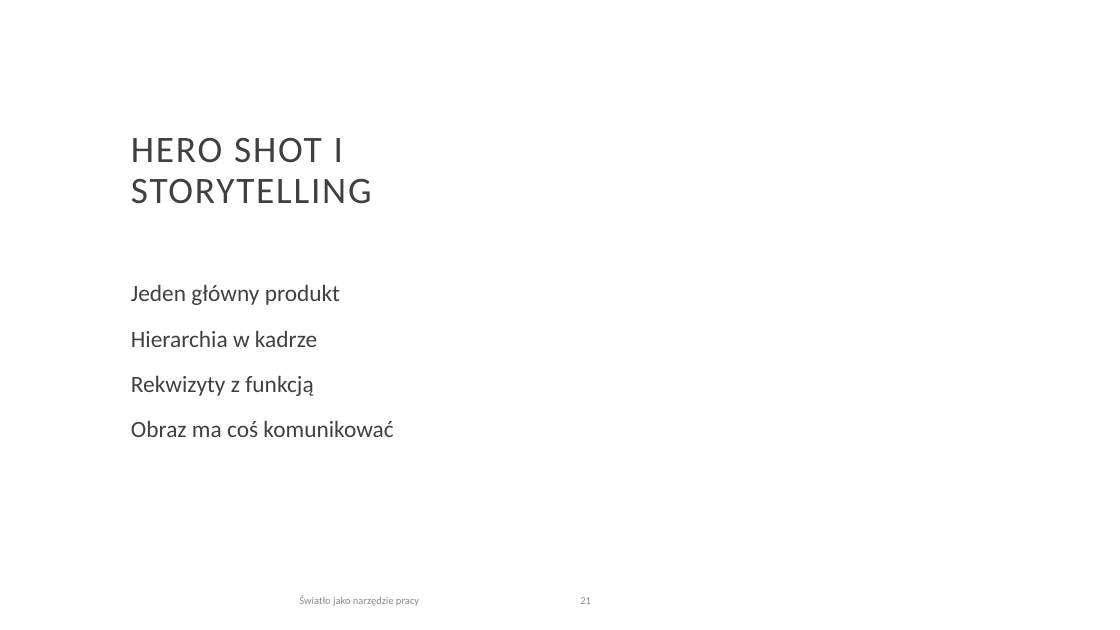
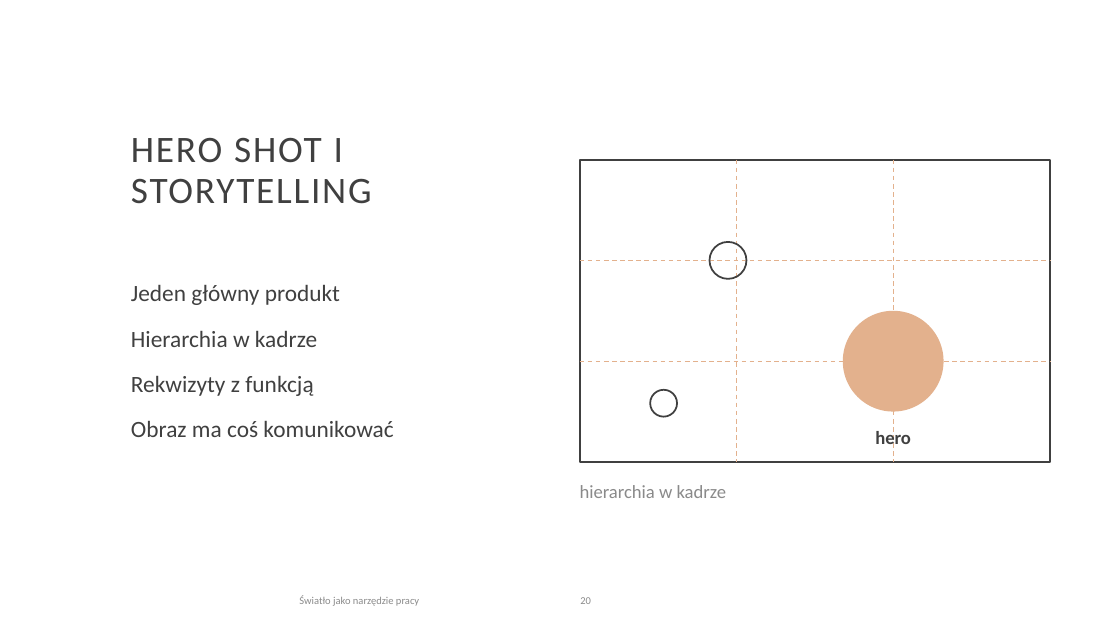
Before and after one commit to kontakt334/4eyes, a slide deck: slide 20 of projekty/warsztaty-beauty-product/swiatlo-jako-narzedzie-pracy-v2.pptx (slide 21 before the commit). Drawn at 1120x630 pixels with LibreOffice and Linux fonts; fonts in the diff are those of the drawing; background and template pictures are left out. Boxes give left, top, right and bottom in pixels: in the first picture for what was removed or moved away, otherwise in the second. Text is boxed around its words. In the diff, an @@ line names an element or a change of style, - is before the commit and + after.

```diff
--- a/projekty/warsztaty-beauty-product/swiatlo-jako-narzedzie-pracy-v2.pptx
+++ b/projekty/warsztaty-beauty-product/swiatlo-jako-narzedzie-pracy-v2.pptx
@@ rectangle added at [580, 160, 1050, 462], outline #404040 1.75 pt @@
@@ line added from (737, 160) to (737, 462), #E3B18D 1 pt dashed @@
@@ line added from (893, 160) to (893, 462), #E3B18D 1 pt dashed @@
@@ line added from (580, 260) to (1050, 260), #E3B18D 1 pt dashed @@
@@ ellipse added at [710, 242, 747, 279], outline #404040 1.5 pt @@
@@ ellipse added at [843, 311, 944, 412], fill #E3B18D @@
@@ line added from (580, 361) to (1050, 361), #E3B18D 1 pt dashed @@
@@ ellipse added at [650, 390, 677, 417], outline #404040 1.5 pt @@
@@ text added at [875, 428, 911, 448], 16 pt, text #404040, bold @@
+hero
@@ text added at [580, 485, 727, 498], 16 pt, text #8A8A8A @@
+hierarchia w kadrze
@@ page number at [580, 597, 591, 604]: text changed @@
-21
+20
```
Also in this commit, not shown: 9 other slides changed, 1 slide removed, 2 other files.
